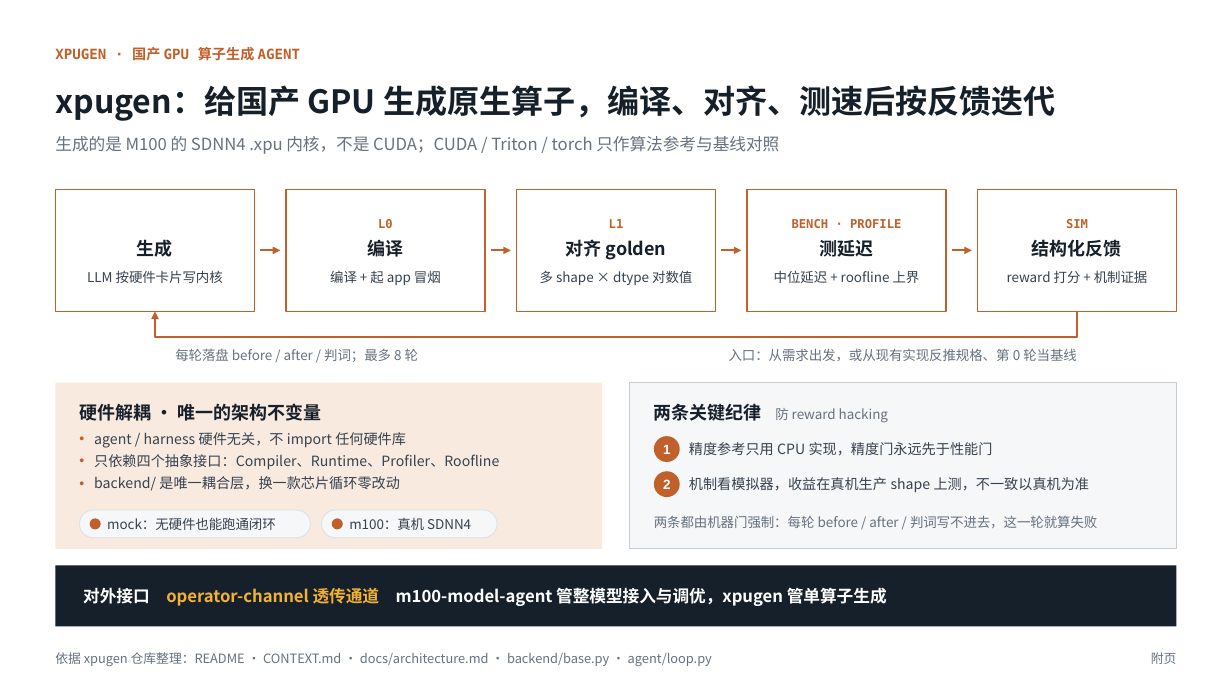
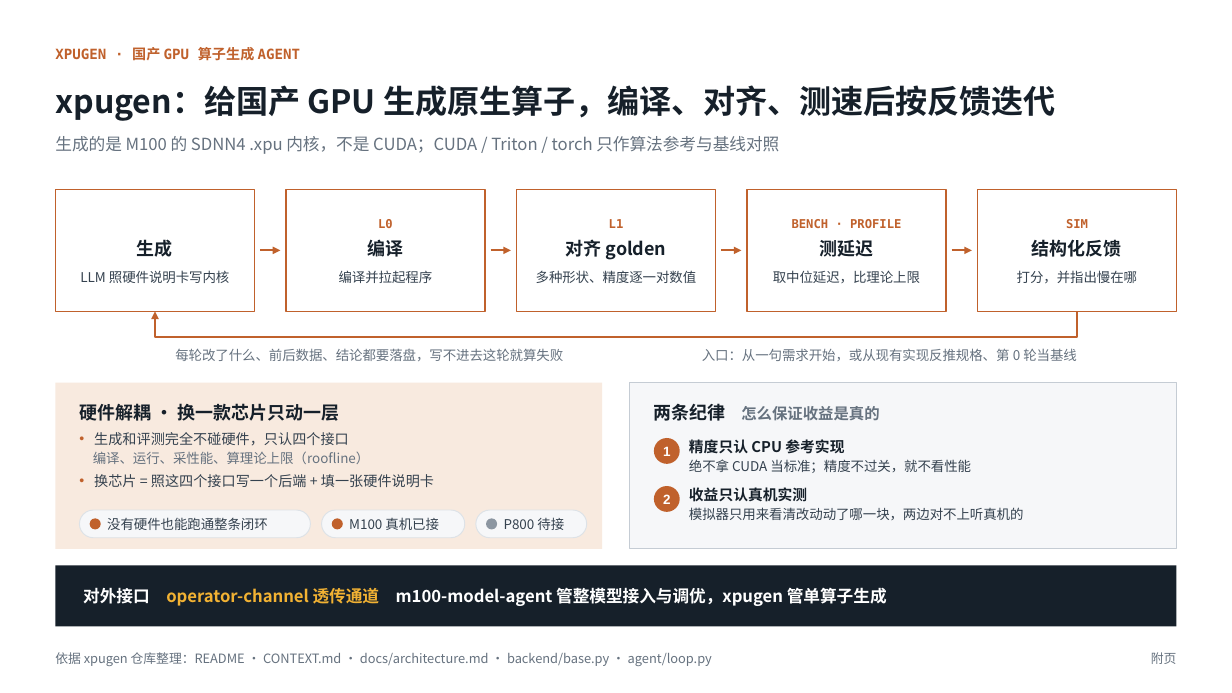
Before and after one commit to learning-sketch/sglang-maestro, a slide deck: slide 1 of slides/xpugen_operator_agent.pptx. Drawn at 1232x693 pixels with LibreOffice and Linux fonts; fonts in the diff are those of the drawing. Boxes give left, top, right and bottom in pixels: in the first picture for what was removed or moved away, otherwise in the second. Text is boxed around its words. In the diff, an @@ line names an element or a change of style, - is before the commit and + after.

```diff
--- a/slides/xpugen_operator_agent.pptx
+++ b/slides/xpugen_operator_agent.pptx
@@ text in rectangle at bbox=[80, 270, 229, 283]: text changed @@
-LLM 按硬件卡片写内核
+LLM 照硬件说明卡写内核
@@ text in rectangle at bbox=[339, 270, 433, 283]: text changed @@
-编译 + 起 app 冒烟
+编译并拉起程序
@@ text in rectangle at bbox=[536, 270, 697, 283]: text changed @@
-多 shape × dtype 对数值
+多种形状、精度逐一对数值
@@ text in rectangle at bbox=[773, 270, 920, 283]: text changed @@
-中位延迟 + roofline 上界
+取中位延迟，比理论上限
@@ text in rectangle at bbox=[1017, 270, 1137, 283]: text changed @@
-reward 打分 + 机制证据
+打分，并指出慢在哪
@@ text at bbox=[175, 348, 563, 361]: text changed @@
-每轮落盘 before / after / 判词；最多 8 轮
+每轮改了什么、前后数据、结论都要落盘，写不进去这轮就算失败
@@ text at bbox=[702, 348, 1077, 361]: text changed @@
-入口：从需求出发，或从现有实现反推规格、第 0 轮当基线
+入口：从一句需求开始，或从现有实现反推规格、第 0 轮当基线
@@ text at bbox=[79, 403, 340, 421]: text changed @@
-硬件解耦 · 唯一的架构不变量
+硬件解耦 · 换一款芯片只动一层
@@ text at bbox=[654, 403, 879, 421]: text changed; size 10.5 to 12 pt; bold on @@
-两条关键纪律 防 reward hacking
+两条纪律 怎么保证收益是真的
@@ text at bbox=[93, 432, 434, 487]: text changed @@
-• agent / harness 硬件无关，不 import 任何硬件库
-• 只依赖四个抽象接口：Compiler、Runtime、Profiler、Roofline
-• backend/ 是唯一耦合层，换一款芯片循环零改动
+• 生成和评测完全不碰硬件，只认四个接口
+编译、运行、采性能、算理论上限（roofline）
+• 换芯片 = 照这四个接口写一个后端 + 填一张硬件说明卡
@@ text at bbox=[689, 439, 971, 473]: text changed; size 11 to 10.5 pt @@
-精度参考只用 CPU 实现，精度门永远先于性能门
+精度只认 CPU 参考实现
+绝不拿 CUDA 当标准；精度不过关，就不看性能
@@ text removed at bbox=[689, 477, 1090, 493] @@
-机制看模拟器，收益在真机生产 shape 上测，不一致以真机为准
@@ ellipse "2": place and size @@
-ellipse "2" at bbox=[654, 471, 680, 497]
+ellipse "2" at bbox=[654, 486, 680, 512]
@@ text added at bbox=[689, 487, 1024, 520], 10.5 pt, text #35424F @@
+收益只认真机实测
+模拟器只用来看清改动动了哪一块，两边对不上听真机的
@@ text at bbox=[107, 517, 268, 530]: text changed @@
-mock：无硬件也能跑通闭环
+没有硬件也能跑通整条闭环
@@ rounded rectangle: place and size @@
-rounded rectangle at bbox=[322, 510, 497, 538]
+rounded rectangle at bbox=[322, 510, 465, 538]
@@ text at bbox=[349, 517, 439, 530]: text changed @@
-m100：真机 SDNN4
+M100 真机已接
@@ rounded rectangle added at bbox=[476, 510, 587, 538], fill #F6F7F9, outline #DDE2E7 0.75 pt @@
@@ ellipse added at bbox=[486, 518, 497, 530], fill #8C96A1 @@
@@ text added at bbox=[504, 517, 564, 530], 10.5 pt, text #35424F @@
+P800 待接
@@ text removed at bbox=[654, 515, 1097, 528] @@
-两条都由机器门强制：每轮 before / after / 判词写不进去，这一轮就算失败
```
